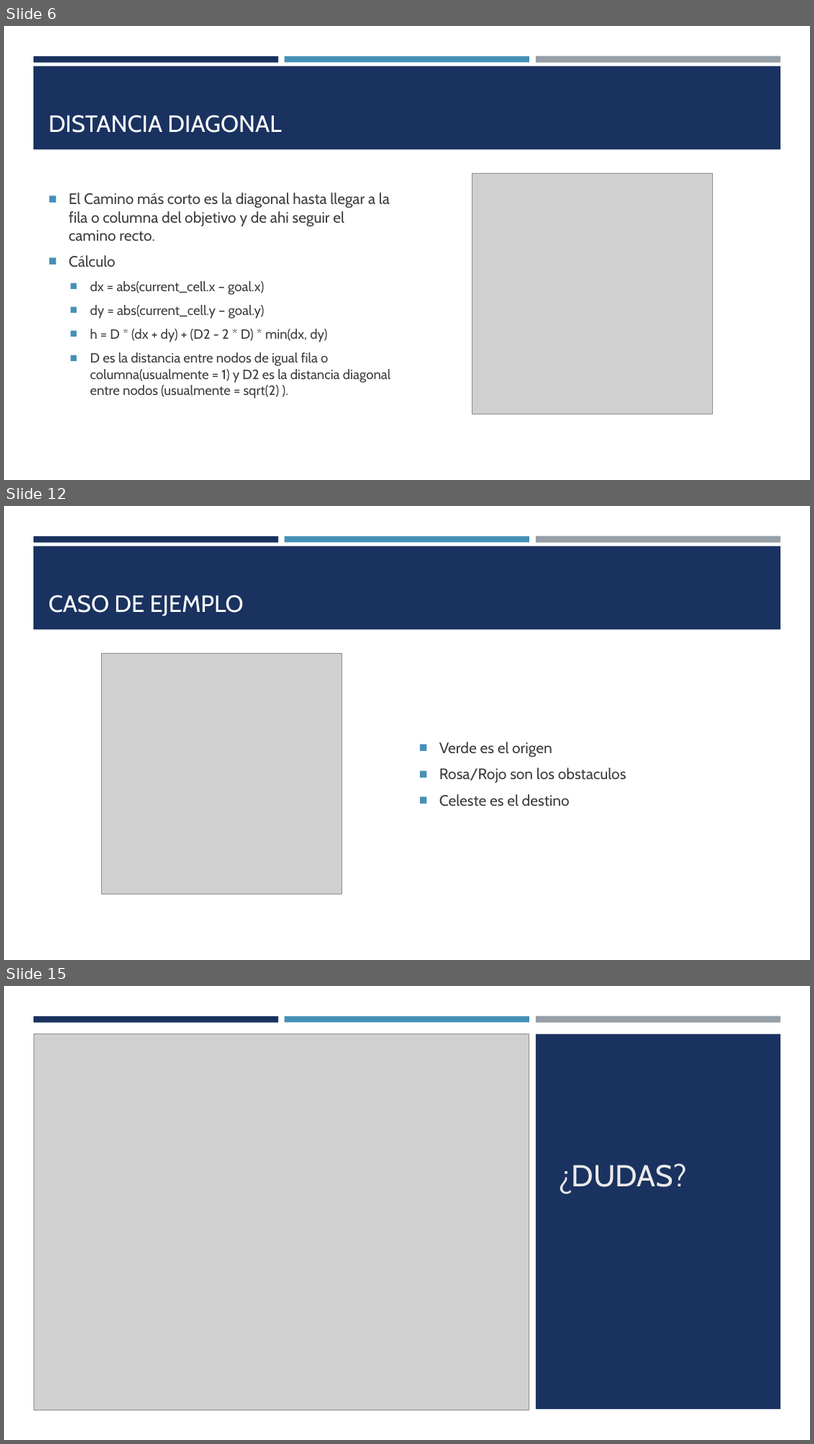
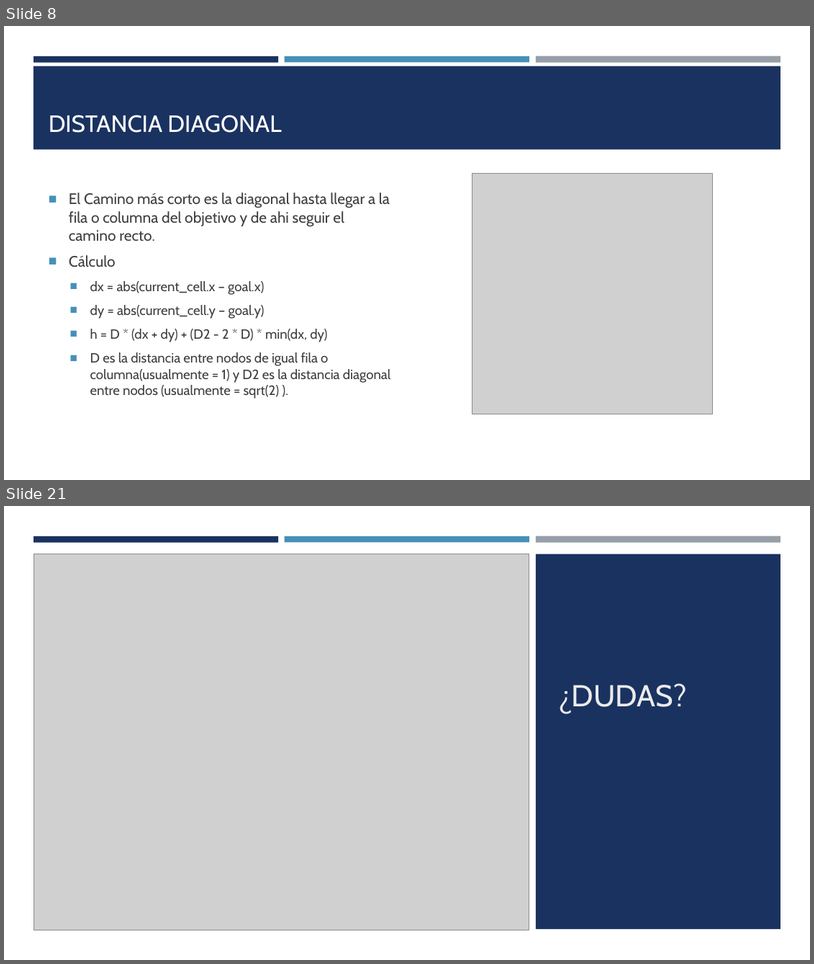
Before and after one commit to Martin-Roberto-lecuona/TP_Algoritmo_GRAFO, a slide deck: presentacion/algoritmo A.pptx. Shown one above the other, each under a label of ours: slides 6, 12 and 15 before the commit, slides 8 and 21 after it; the slides between them are not shown. The pictures are 814x1444 and 814x964 pixels, drawn with LibreOffice and Linux fonts; fonts in the diff are those of the drawing; grey boxes stand for pictures. Boxes give left, top, right and bottom in pixels: in the first picture for what was removed or moved away, otherwise in the second. Text is boxed around its words. In the diff, an @@ line names an element or a change of style, - is before the commit and + after.

```diff
--- a/presentacion/algoritmo A.pptx
+++ b/presentacion/algoritmo A.pptx
@@ slide 12 removed at [4,506,810,960], background #FFFFFF; not listed: 4 template elements that a slide beside it also shows @@
@@ title removed at [49,595,244,616] @@
-CASO DE EJEMPLO
@@ picture removed at [101,654,342,894] @@
@@ text removed at [440,741,627,806] @@
-■ Verde es el origen
-■ Rosa/Rojo son los obstaculos
-■ Celeste es el destino
@@ what was slide 6 is now slide 8 @@
@@ what was slide 15 is now slide 21 @@
```
Also in this commit, not shown: 3 slides changed, 12 slides added, 5 other slides removed, 4 other files.
